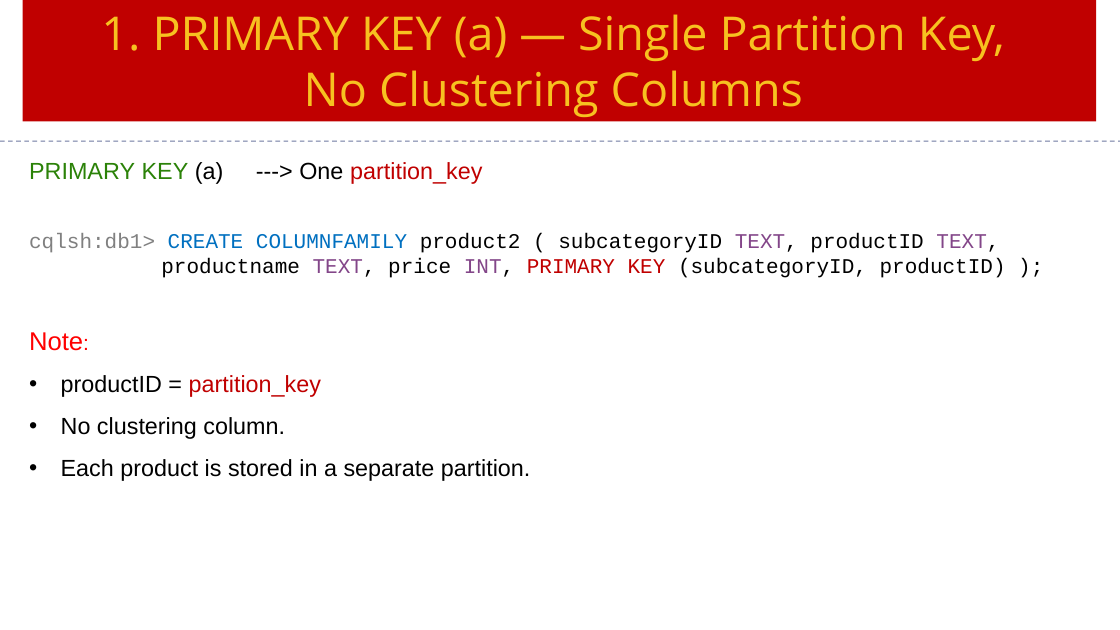
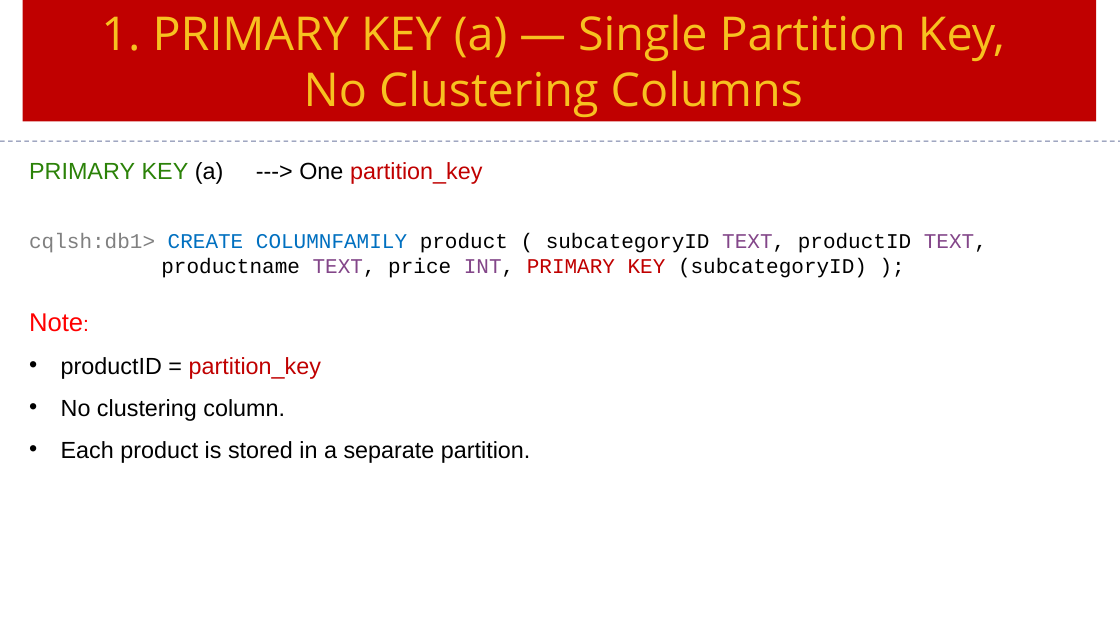
Before and after one commit to Saleel-Bagde/PPT-s, a slide deck: slide 19 of Cassandra Ver3.pptx. Drawn at 1120x630 pixels with LibreOffice and Linux fonts; fonts in the diff are those of the drawing. Boxes give left, top, right and bottom in pixels: in the first picture for what was removed or moved away, otherwise in the second. Text is boxed around its words. In the diff, an @@ line names an element or a change of style, - is before the commit and + after.

```diff
--- a/Cassandra Ver3.pptx
+++ b/Cassandra Ver3.pptx
@@ text at [29,233,987,278]: text changed @@
-cqlsh:db1> CREATE COLUMNFAMILY product2 ( subcategoryID TEXT, productID TEXT, productname TEXT, price INT, PRIMARY KEY (subcategoryID, productID) );
+cqlsh:db1> CREATE COLUMNFAMILY product ( subcategoryID TEXT, productID TEXT, productname TEXT, price INT, PRIMARY KEY (subcategoryID) );
@@ text "Note:": place and size @@
-text "Note:" at [29,332,530,481]
+text "Note:" at [29,313,530,463]
```
Also in this commit, not shown: 1 other slide changed, 1 slide added.
